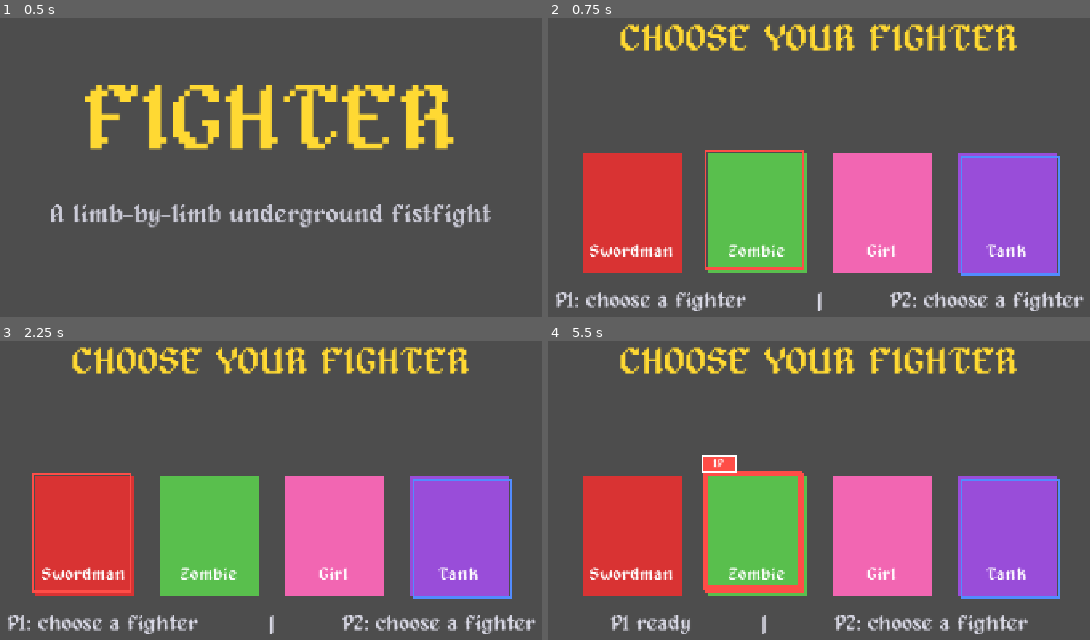
Above: before the commit, frames 1-4 (two rows, left to right).
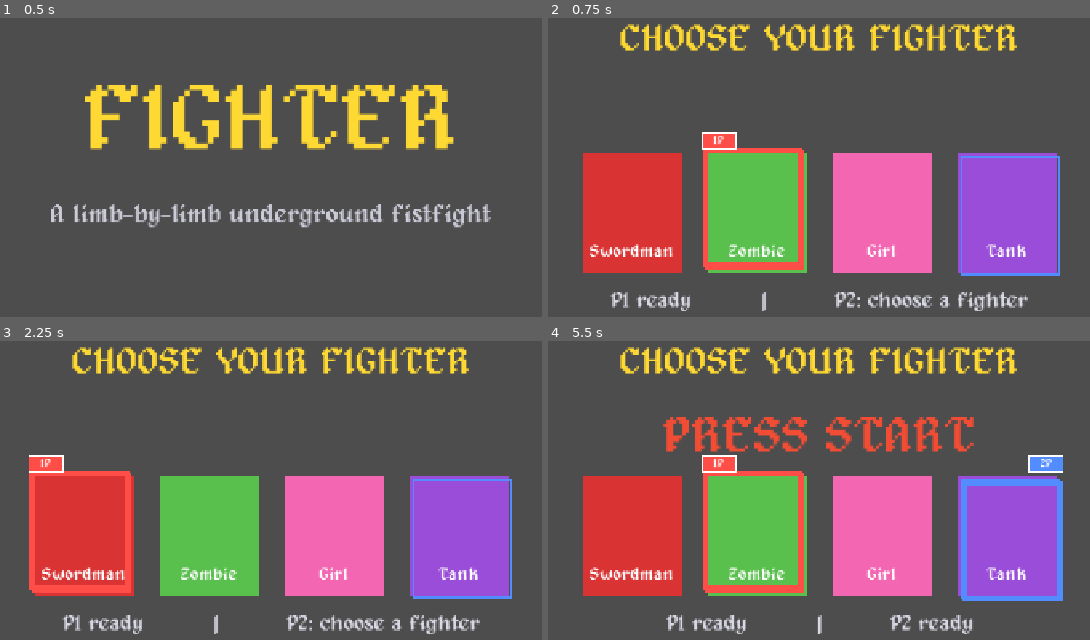
Above: after the commit, the same moments.

Repository: al5ina5/fighter
Game: Godot game, scene res://scenes/Menu.tscn
The game is run twice, just before and just after one commit, with the same random seed, the same clock (stepped at 60 frames per second) and the same inputs.
Inputs (mouse positions are in pixels of both pictures, inside the frame that each line leads up to):
- Up to frame 1 (0.5 s): no input
- Up to frame 2 (0.75 s): tap Enter (ui_accept) at 0.5 s; move the mouse to (997, 143) at 0.52 s; hold D (p1_move_right) from 0.53 s (still down); tap F (p1_arm_l, bound only before the commit) at 0.6 s; click (997, 143) at 0.67 s
- Up to frame 3 (2.25 s): tap W (p1_jump) at 0.77, 1.07, 1.52, 1.82 s; tap G (p1_arm_r, bound only before the commit) at 0.8, 1.35 s; tap Enter (ui_accept) at 1.25, 2 s; move the mouse to (113, 511) at 1.27 s; tap R (p1_high, bound only before the commit) at 1.55, 2.1 s; move the mouse to (352, 388) at 2.02 s; release D (p1_move_right) at 2.03 s; hold A (p1_move_left) from 2.03 s (still down)
- Up to frame 4 (5.5 s): tap H (p1_leg_l, bound only before the commit) at 2.3, 2.85 s; tap Enter (ui_accept) at 2.75, 3.5, 4.25 s; move the mouse to (781, 580) at 2.77 s; release A (p1_move_left) at 2.78 s; hold D (p1_move_right) 2.78-4.28 s; click (781, 580) at 2.92 s; tap W (p1_jump) at 3.02, 3.32, 3.77, 4.07, 4.52, 4.82 s; tap J (p1_leg_r, bound only before the commit) at 3.05, 3.6 s; move the mouse to (1057, 556) at 3.52 s; tap E (p1_low, bound only before the commit) at 3.8, 4.35 s; move the mouse to (580, 421) at 4.27 s; hold A (p1_move_left) 4.28-5.03 s; tap C (p1_stance) at 4.55, 5.1 s; move the mouse to (862, 487) at 5.02 s; hold D (p1_move_right) from 5.03 s (still down); click (862, 487) at 5.17 s; tap K (p2_arm_l, bound only before the commit) at 5.3 s

Frame 1 is identical in both runs. In frame 2, 3.9% of the frame differs, in the area x 1-99%, y 38-98%; in frame 3, 3.9%; in frame 4, 6.5%, in the area x 11-96%, y 25-98%.

Commit message:
Re-engineer to height-band combat: High/Mid/Low + heavy modifier, target limb chosen by victim's stance; stance = stick click

Diff:
--- a/scripts/CharacterSelect.gd
+++ b/scripts/CharacterSelect.gd
@@ -124,8 +124,8 @@
 		get_tree().change_scene_to_file("res://scenes/Battle.tscn")
 		return
 
-	_update_player(1, "p1_move_left", "p1_move_right", "p1_leg_l", p1_cursor, p1_marker, p1_badge)
-	_update_player(2, "p2_move_left", "p2_move_right", "p2_leg_l", p2_cursor, p2_marker, p2_badge)
+	_update_player(1, "p1_move_left", "p1_move_right", "p1_high", p1_cursor, p1_marker, p1_badge)
+	_update_player(2, "p2_move_left", "p2_move_right", "p2_high", p2_cursor, p2_marker, p2_badge)
 	_update_status()
 	banner_time += delta
 	_update_banner()
--- a/scripts/InputSetup.gd
+++ b/scripts/InputSetup.gd
@@ -7,25 +7,21 @@
 	_key_action("p1_move_right", [KEY_D], JOY_BUTTON_DPAD_RIGHT, 0)
 	_key_action("p1_jump", [KEY_W, KEY_UP], JOY_BUTTON_DPAD_UP, 0)
 	_key_action("p1_block", [KEY_S])
-	_key_action("p1_arm_l", [KEY_F], JOY_BUTTON_Y, 0)
-	_key_action("p1_arm_r", [KEY_G], JOY_BUTTON_X, 0)
-	_key_action("p1_leg_l", [KEY_H], JOY_BUTTON_A, 0)
-	_key_action("p1_leg_r", [KEY_J], JOY_BUTTON_B, 0)
-	_key_action("p1_high", [KEY_R], JOY_BUTTON_RIGHT_SHOULDER, 0)
-	_key_action("p1_low", [KEY_E], JOY_BUTTON_LEFT_SHOULDER, 0)
-	_key_action("p1_stance", [KEY_C], JOY_BUTTON_BACK, 0)
+	_key_action("p1_high", [KEY_F], JOY_BUTTON_Y, 0)
+	_key_action("p1_mid", [KEY_G], JOY_BUTTON_X, 0)
+	_key_action("p1_low", [KEY_H], JOY_BUTTON_A, 0)
+	_key_action("p1_heavy", [KEY_R], JOY_BUTTON_B, 0)
+	_key_action("p1_stance", [KEY_C], JOY_BUTTON_RIGHT_STICK, 0)
 	# Player 2 — keyboard (arrows) + controller slot 1
 	_key_action("p2_move_left", [KEY_LEFT], JOY_BUTTON_DPAD_LEFT, 1)
 	_key_action("p2_move_right", [KEY_RIGHT], JOY_BUTTON_DPAD_RIGHT, 1)
 	_key_action("p2_jump", [KEY_UP], JOY_BUTTON_DPAD_UP, 1)
 	_key_action("p2_block", [KEY_DOWN])
-	_key_action("p2_arm_l", [KEY_K], JOY_BUTTON_Y, 1)
-	_key_action("p2_arm_r", [KEY_L], JOY_BUTTON_X, 1)
-	_key_action("p2_leg_l", [KEY_SEMICOLON], JOY_BUTTON_A, 1)
-	_key_action("p2_leg_r", [KEY_APOSTROPHE], JOY_BUTTON_B, 1)
-	_key_action("p2_high", [KEY_O], JOY_BUTTON_RIGHT_SHOULDER, 1)
-	_key_action("p2_low", [KEY_P], JOY_BUTTON_LEFT_SHOULDER, 1)
-	_key_action("p2_stance", [KEY_V], JOY_BUTTON_BACK, 1)
+	_key_action("p2_high", [KEY_K], JOY_BUTTON_Y, 1)
+	_key_action("p2_mid", [KEY_L], JOY_BUTTON_X, 1)
+	_key_action("p2_low", [KEY_SEMICOLON], JOY_BUTTON_A, 1)
+	_key_action("p2_heavy", [KEY_P], JOY_BUTTON_B, 1)
+	_key_action("p2_stance", [KEY_V], JOY_BUTTON_RIGHT_STICK, 1)
 
 
 func _key_action(action: StringName, keys: Array, pad_button: int = -1, pad_device: int = 0) -> void:
--- a/scripts/Menu.gd
+++ b/scripts/Menu.gd
@@ -30,7 +30,7 @@
 func _should_start() -> bool:
 	if Input.is_action_just_pressed("ui_accept"):
 		return true
-	for action in ["p1_jump", "p1_arm_l", "p1_arm_r", "p1_leg_l", "p1_leg_r", "p2_jump", "p2_arm_l", "p2_arm_r", "p2_leg_l", "p2_leg_r"]:
+	for action in ["p1_jump", "p1_high", "p1_mid", "p1_low", "p1_heavy", "p1_stance", "p2_jump", "p2_high", "p2_mid", "p2_low", "p2_heavy", "p2_stance"]:
 		if Input.is_action_just_pressed(action):
 			return true
 	for device in [0, 1]:
--- a/scripts/Player.gd
+++ b/scripts/Player.gd
@@ -13,23 +13,12 @@
 }
 const LIMBS := ["head", "torso", "arm_l", "arm_r", "leg_l", "leg_r"]
 
-const ARM_L := {
-	"name": "arm_l", "side": "l", "base_class": "arm", "windup": 0.10, "active": 0.08, "recovery": 0.16,
-	"damage": 5.0, "knockback": 180.0, "stun": 0.22, "reach": Vector2(70, 70), "aim": 0.0, "swing": 0.8,
-}
-const ARM_R := {
-	"name": "arm_r", "side": "r", "base_class": "arm", "windup": 0.20, "active": 0.10, "recovery": 0.28,
-	"damage": 9.0, "knockback": 300.0, "stun": 0.32, "reach": Vector2(75, 75), "aim": 0.0, "swing": 1.0,
-}
-const LEG_L := {
-	"name": "leg_l", "side": "l", "base_class": "leg", "windup": 0.24, "active": 0.10, "recovery": 0.26,
-	"damage": 8.0, "knockback": 260.0, "stun": 0.34, "reach": Vector2(90, 95), "aim": 12.0, "swing": 1.0,
-}
-const LEG_R := {
-	"name": "leg_r", "side": "r", "base_class": "leg", "windup": 0.38, "active": 0.12, "recovery": 0.42,
-	"damage": 14.0, "knockback": 400.0, "stun": 0.46, "reach": Vector2(100, 105), "aim": 12.0, "swing": 1.3,
-}
-const ATTACKS := {"arm_l": ARM_L, "arm_r": ARM_R, "leg_l": LEG_L, "leg_r": LEG_R}
+const HIGH_L := {"band": "high", "windup": 0.12, "active": 0.08, "recovery": 0.20, "damage": 6.0, "knockback": 200.0, "stun": 0.24, "aim": -14.0, "reach": Vector2(80, 80), "swing": 0.9}
+const HIGH_H := {"band": "high", "windup": 0.24, "active": 0.10, "recovery": 0.34, "damage": 11.0, "knockback": 320.0, "stun": 0.36, "aim": -14.0, "reach": Vector2(90, 90), "swing": 1.1}
+const MID_L := {"band": "mid", "windup": 0.10, "active": 0.08, "recovery": 0.16, "damage": 5.0, "knockback": 180.0, "stun": 0.22, "aim": 0.0, "reach": Vector2(75, 75), "swing": 0.8}
+const MID_H := {"band": "mid", "windup": 0.20, "active": 0.10, "recovery": 0.28, "damage": 9.0, "knockback": 300.0, "stun": 0.32, "aim": 0.0, "reach": Vector2(85, 85), "swing": 1.0}
+const LOW_L := {"band": "low", "windup": 0.24, "active": 0.10, "recovery": 0.26, "damage": 8.0, "knockback": 260.0, "stun": 0.34, "aim": 14.0, "reach": Vector2(95, 100), "swing": 1.1}
+const LOW_H := {"band": "low", "windup": 0.38, "active": 0.12, "recovery": 0.42, "damage": 14.0, "knockback": 400.0, "stun": 0.46, "aim": 14.0, "reach": Vector2(105, 110), "swing": 1.4}
 
 signal died
 
@@ -82,7 +71,7 @@
 		State.IDLE:
 			_apply_idle()
 		State.ATTACK:
-			velocity.x = facing * 70.0
+			velocity.x = facing * 60.0
 			_tick_attack(delta)
 		State.HURT:
 			velocity.x *= 0.86
@@ -106,18 +95,57 @@
 	if _jump_pressed() and is_on_floor() and not _is_legless():
 		velocity.y = JUMP_VELOCITY
 		return
-	for name in ["arm_l", "arm_r", "leg_l", "leg_r"]:
-		if Input.is_action_just_pressed(_action(name)):
-			if _limb_available(name):
-				var data := _attack_stats(name).duplicate()
-				data["name"] = name
-				data["side"] = _effective_side(name)
-				_start_attack(data)
-			else:
-				var kind := "ARM" if name.begins_with("arm") else "LEG"
-				_float_text(global_position + Vector2(0, -70.0), "NO %s" % kind, Color(1, 0.3, 0.3))
-			return
+
+	var band := ""
+	for suffix in ["high", "mid", "low"]:
+		if Input.is_action_just_pressed(_action(suffix)):
+			band = suffix
+			break
+	if band != "":
+		var heavy := Input.is_action_pressed(_action("heavy"))
+		var data := _attack_data(band, heavy)
+		if _is_legless():
+			data["band"] = "low"
+			data["aim"] = 26.0
+		var swing := _swing_limb(data.band)
+		if swing != "":
+			data["name"] = swing
+			_start_attack(data)
+		else:
+			var kind := "ARM" if data.band != "low" else "LEG"
+			_float_text(global_position + Vector2(0, -70.0), "NO %s" % kind, Color(1, 0.3, 0.3))
+		return
+
 	velocity.x = _move_dir() * _move_speed()
+
+
+func _attack_data(band: String, heavy: bool) -> Dictionary:
+	match band:
+		"high":
+			return HIGH_H if heavy else HIGH_L
+		"mid":
+			return MID_H if heavy else MID_L
+		"low":
+			return LOW_H if heavy else LOW_L
+	return MID_L
+
+
+func _swing_limb(band: String) -> String:
+	if band == "high" or band == "mid":
+		if _limb_available(_arm_lead()):
+			return _arm_lead()
+		if _limb_available(_arm_other()):
+			return _arm_other()
+		return ""
+	if _limb_available(_leg_lead()):
+		return _leg_lead()
+	if _limb_available(_leg_other()):
+		return _leg_other()
+	if _limb_available(_arm_lead()):
+		return _arm_lead()
+	if _limb_available(_arm_other()):
+		return _arm_other()
+	return ""
 
 
 func _start_attack(data: Dictionary) -> void:
@@ -126,28 +154,10 @@
 	attack_phase = "windup"
 	attack_time = 0.0
 	hit_landed = false
-
-	var aim: float = data.aim
-	if _is_legless():
-		aim = 24.0
-	elif _high_held():
-		aim = -16.0
-	elif _low_held():
-		aim = 22.0
-	attack["aim"] = aim
-	if _is_legless():
-		attack["target_class"] = "leg"
-	elif _high_held():
-		attack["target_class"] = "arm"
-	elif _low_held():
-		attack["target_class"] = "leg"
-	else:
-		attack["target_class"] = data.base_class
-
 	var reach: Vector2 = data.reach
 	hitbox_shape.shape.size = reach
 	hitbox.position.x = facing * (reach.x / 2.0 + 30.0)
-	hitbox.position.y = aim
+	hitbox.position.y = data.aim
 	_set_hitbox(false)
 	_anim_attack(data)
 
@@ -189,10 +199,26 @@
 		if victim == null or victim == self:
 			continue
 		hit_landed = true
-		var base_target: String = attack.target_class + "_" + attack.side
-		var target: String = _fallback_target(victim, base_target)
+		var target: String = _pick_target(victim, attack.band)
 		victim.take_part_hit(target, attack.damage, global_position.x, attack.knockback, attack.stun)
 		return
+
+
+func _pick_target(victim, band: String) -> String:
+	var lead: String = victim.lead_side()
+	var other := "l" if lead == "r" else "r"
+	var priority: Array
+	match band:
+		"high":
+			priority = ["arm_" + lead, "arm_" + other, "head", "torso"]
+		"mid":
+			priority = ["torso", "arm_" + lead, "arm_" + other, "torso"]
+		"low":
+			priority = ["leg_" + lead, "leg_" + other, "torso"]
+	for name in priority:
+		if not victim.limb_hp[name].gone:
+			return name
+	return "torso"
 
 
 func take_part_hit(limb_name: String, dmg: float, source_x: float, kb: float, stun: float) -> void:
@@ -286,43 +312,6 @@
 	hitbox_shape.disabled = not active
 
 
-func _flash_limb(limb_name: String) -> void:
-	var limb_body: ColorRect = _get_limb_body(limb_name)
-	limb_body.self_modulate = Color(3.0, 3.0, 3.0)
-	var tw := create_tween()
-	tw.tween_interval(0.06)
-	tw.tween_property(limb_body, "self_modulate", Color.WHITE, 0.08)
-
-
-func _spawn_impact(pos: Vector2) -> void:
-	var burst := ColorRect.new()
-	burst.color = Color(1, 0.95, 0.5, 0.9)
-	burst.size = Vector2(22, 22)
-	burst.position = pos - Vector2(11, 11)
-	burst.z_index = 5
-	add_child(burst)
-	var tw := create_tween()
-	tw.tween_property(burst, "scale", Vector2(1.7, 1.7), 0.12)
-	tw.parallel().tween_property(burst, "modulate:a", 0.0, 0.12)
-	tw.tween_callback(burst.queue_free)
-
-
-func _float_text(pos: Vector2, text: String, color: Color) -> void:
-	var label := Label.new()
-	label.text = text
-	label.add_theme_font_size_override("font_size", 34)
-	label.add_theme_color_override("font_color", color)
-	label.horizontal_alignment = HORIZONTAL_ALIGNMENT_CENTER
-	label.size = Vector2(240, 60)
-	label.position = pos - Vector2(120, 30)
-	label.z_index = 6
-	get_parent().add_child(label)
-	var tw := create_tween()
-	tw.tween_property(label, "position", label.position + Vector2(0, -70), 0.6)
-	tw.parallel().tween_property(label, "modulate:a", 0.0, 0.6)
-	tw.tween_callback(label.queue_free)
-
-
 func _setup_limbs() -> void:
 	for name in LIMBS:
 		var hurtbox: Area2D = _get_limb_hurtbox(name)
@@ -341,8 +330,8 @@
 		return body_color.lightened(0.15)
 	if name == "torso":
 		return body_color
-	var heavy_side := "r" if stance == 1 else "l"
-	if name.ends_with("_" + heavy_side):
+	var lead := "r" if stance == 1 else "l"
+	if name.ends_with("_" + lead):
 		return body_color.darkened(0.2)
 	return body_color.lightened(0.05)
 
@@ -363,41 +352,32 @@
 	return not limb_hp[name].gone
 
 
-func _fallback_target(victim, desired: String) -> String:
-	if not victim.limb_hp[desired].gone:
-		return desired
-	if desired.begins_with("arm"):
-		return "torso"
-	var other := "leg_r" if desired == "leg_l" else "leg_l"
-	if not victim.limb_hp[other].gone:
-		return other
-	return "torso"
-
-
-func _is_legless() -> bool:
-	return limb_hp["leg_l"].gone and limb_hp["leg_r"].gone
-
-
-func _high_held() -> bool:
-	return Input.is_action_pressed(_action("high"))
-
-
-func _low_held() -> bool:
-	return Input.is_action_pressed(_action("low"))
-
-
-func _attack_stats(name: String) -> Dictionary:
-	if stance == 1:
-		return ATTACKS[name]
-	var swap := {"arm_l": "arm_r", "arm_r": "arm_l", "leg_l": "leg_r", "leg_r": "leg_l"}
-	return ATTACKS[swap[name]]
-
-
-func _effective_side(name: String) -> String:
-	var side: String = ATTACKS[name].side
-	if stance == -1:
-		return "r" if side == "l" else "l"
-	return side
+func _has_arm() -> bool:
+	return not (limb_hp["arm_l"].gone and limb_hp["arm_r"].gone)
+
+
+func _has_leg() -> bool:
+	return not (limb_hp["leg_l"].gone and limb_hp["leg_r"].gone)
+
+
+func lead_side() -> String:
+	return "r" if stance == 1 else "l"
+
+
+func _arm_lead() -> String:
+	return "arm_" + lead_side()
+
+
+func _arm_other() -> String:
+	return "arm_" + ("l" if lead_side() == "r" else "r")
+
+
+func _leg_lead() -> String:
+	return "leg_" + lead_side()
+
+
+func _leg_other() -> String:
+	return "leg_" + ("l" if lead_side() == "r" else "r")
 
 
 func _torso_mult() -> float:
@@ -407,6 +387,10 @@
 	if limb_hp["arm_r"].gone:
 		missing += 1
 	return maxf(0.25, missing * 0.5)
+
+
+func _is_legless() -> bool:
+	return limb_hp["leg_l"].gone and limb_hp["leg_r"].gone
 
 
 func _move_speed() -> float:
@@ -449,6 +433,44 @@
 		limb_hp[name].hp = LIMB_MAX[name]
 		limb_hp[name].gone = false
 		_get_limb_body(name).visible = true
+	_refresh_limb_colors()
+
+
+func _flash_limb(limb_name: String) -> void:
+	var limb_body: ColorRect = _get_limb_body(limb_name)
+	limb_body.self_modulate = Color(3.0, 3.0, 3.0)
+	var tw := create_tween()
+	tw.tween_interval(0.06)
+	tw.tween_property(limb_body, "self_modulate", Color.WHITE, 0.08)
+
+
+func _spawn_impact(pos: Vector2) -> void:
+	var burst := ColorRect.new()
+	burst.color = Color(1, 0.95, 0.5, 0.9)
+	burst.size = Vector2(22, 22)
+	burst.position = pos - Vector2(11, 11)
+	burst.z_index = 5
+	add_child(burst)
+	var tw := create_tween()
+	tw.tween_property(burst, "scale", Vector2(1.7, 1.7), 0.12)
+	tw.parallel().tween_property(burst, "modulate:a", 0.0, 0.12)
+	tw.tween_callback(burst.queue_free)
+
+
+func _float_text(pos: Vector2, text: String, color: Color) -> void:
+	var label := Label.new()
+	label.text = text
+	label.add_theme_font_size_override("font_size", 34)
+	label.add_theme_color_override("font_color", color)
+	label.horizontal_alignment = HORIZONTAL_ALIGNMENT_CENTER
+	label.size = Vector2(240, 60)
+	label.position = pos - Vector2(120, 30)
+	label.z_index = 6
+	get_parent().add_child(label)
+	var tw := create_tween()
+	tw.tween_property(label, "position", label.position + Vector2(0, -70), 0.6)
+	tw.parallel().tween_property(label, "modulate:a", 0.0, 0.6)
+	tw.tween_callback(label.queue_free)
 
 
 func _move_dir() -> float:
